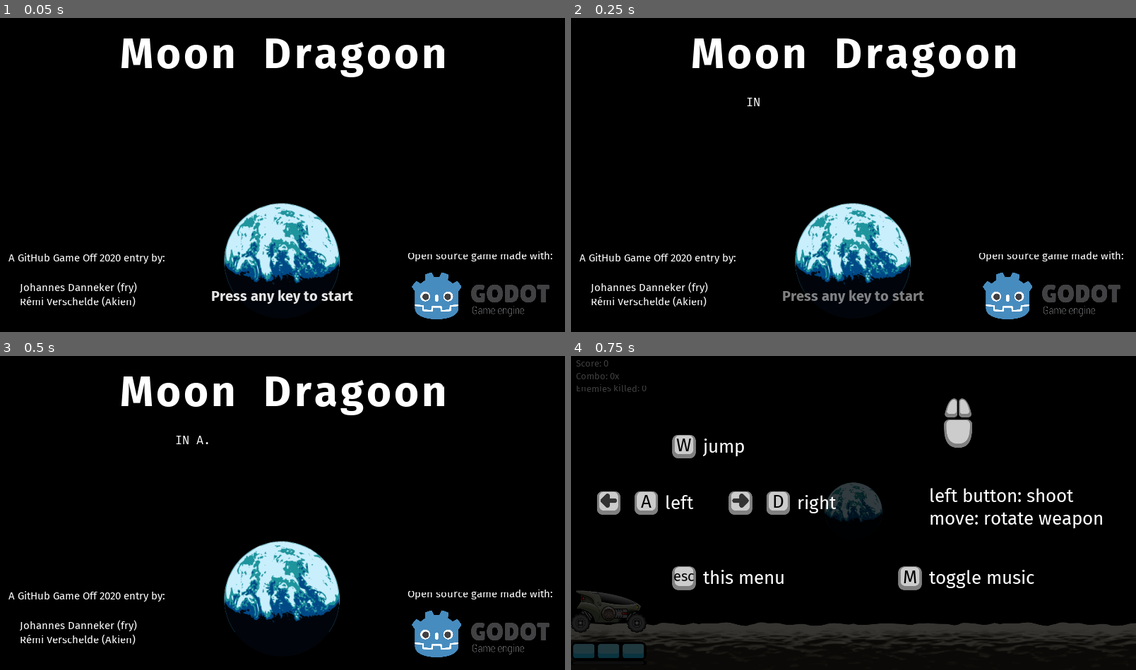
Above: before the commit, frames 1-4 (two rows, left to right).
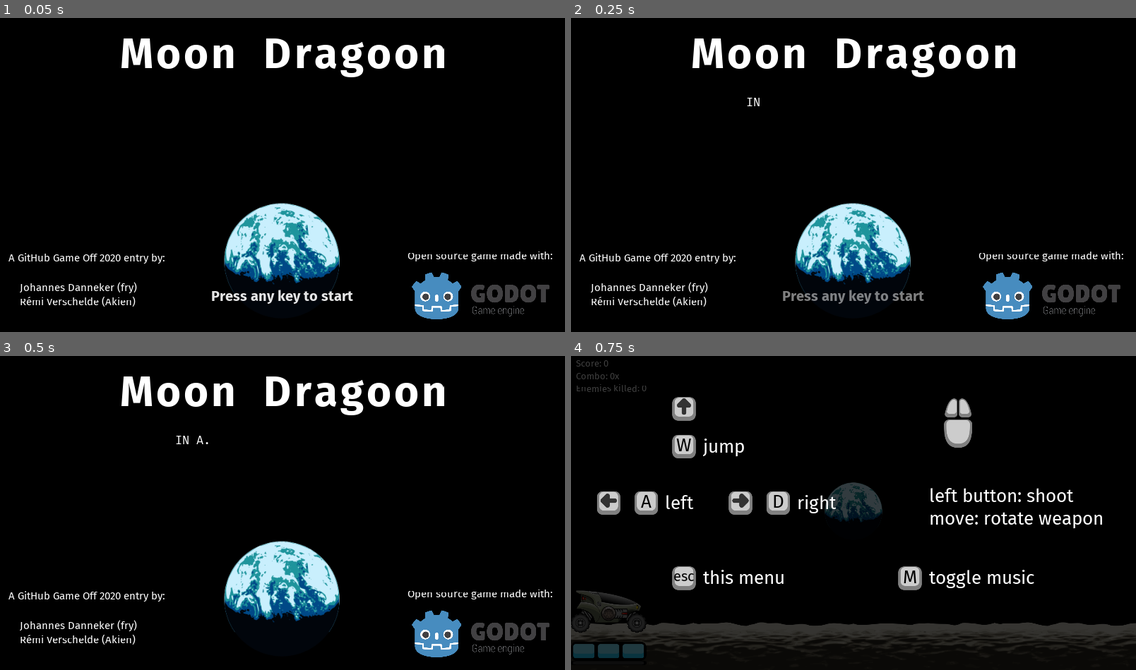
Above: after the commit, the same moments.

Repository: KOBUGE-Games/moon-dragoon
Game: Godot game, scene res://intro/intro.tscn
Two runs of this game, one before a commit and one after it. Both use one fixed random seed, a clock stepped at 60 frames per second and the inputs below.
Inputs (mouse positions are in pixels of both pictures, inside the frame that each line leads up to):
- Up to frame 1 (0.05 s): no input
- Up to frame 2 (0.25 s): no input
- Up to frame 3 (0.5 s): no input
- Up to frame 4 (0.75 s): tap Enter (ui_accept) at 0.5 s; move the mouse to (977, 494) at 0.52 s; press the mouse at (977, 494) at 0.53 s; hold Right (ui_right) from 0.53 s (still down)

Frames 1-3 are identical in both runs. In frame 4, 0.3% of the frame differs, in the area x 17-23%, y 13-21%.

Commit message:
Add missing Up arrow on info screen

Diff:
--- a/level/level1.tscn
+++ b/level/level1.tscn
@@ -372,6 +372,18 @@
 "_edit_use_anchors_": false
 }
 
+[node name="arrow1" type="Sprite" parent="ui/info/w"]
+position = Vector2( 0, -128 )
+texture = ExtResource( 15 )
+region_enabled = true
+region_rect = Rect2( 0, 0, 128, 128 )
+
+[node name="arrow2" type="Sprite" parent="ui/info/w"]
+position = Vector2( 0, -128 )
+texture = ExtResource( 15 )
+region_enabled = true
+region_rect = Rect2( 0, 128, 128, 128 )
+
 [node name="a" type="Sprite" parent="ui/info"]
 position = Vector2( 256, 512 )
 texture = ExtResource( 15 )
